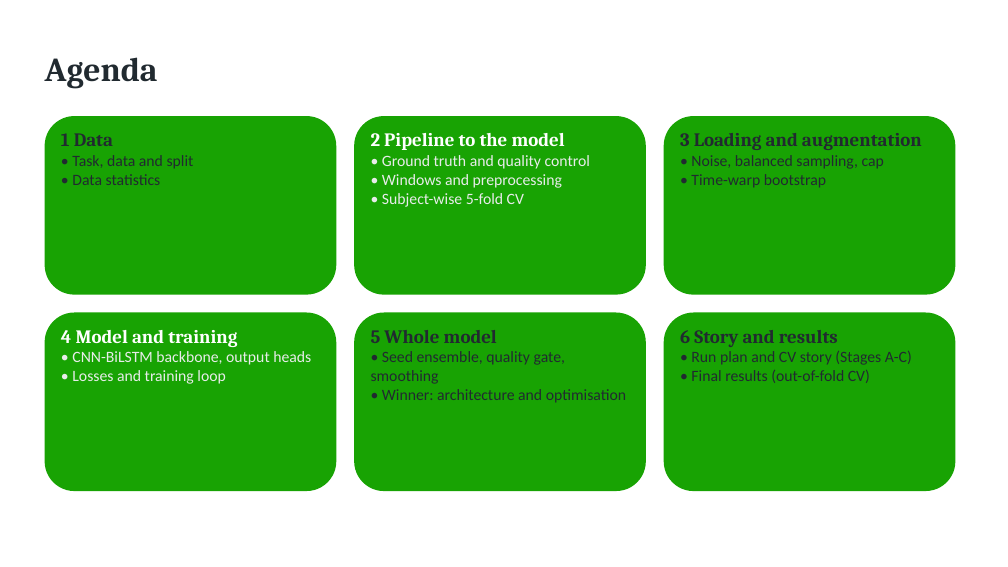
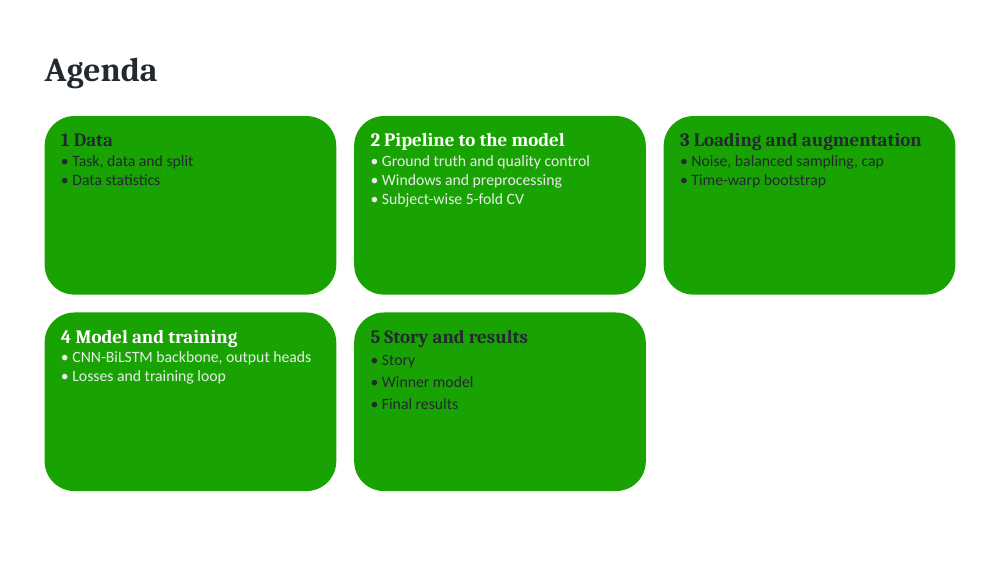
Before and after one commit to havedere/BSAA_HR, a slide deck: slide 2 of docs/hr_cnn_bilstm_results.odp. Drawn at 1008x567 pixels with LibreOffice and Linux fonts; fonts in the diff are those of the drawing. Boxes give left, top, right and bottom in pixels: in the first picture for what was removed or moved away, otherwise in the second. Text is boxed around its words. In the diff, an @@ line names an element or a change of style, - is before the commit and + after.

Commit message:
ppw change

```diff
--- a/docs/hr_cnn_bilstm_results.odp
+++ b/docs/hr_cnn_bilstm_results.odp
@@ rounded rectangle removed at bbox=[664, 312, 956, 491] @@
@@ text at bbox=[371, 330, 528, 409]: text changed @@
-5 Whole model
-• Seed ensemble, quality gate, smoothing
-• Winner: architecture and optimisation
+5 Story and results
+• Story
+• Winner model
+• Final results
@@ text removed at bbox=[680, 330, 912, 383] @@
-6 Story and results
-• Run plan and CV story (Stages A-C)
-• Final results (out-of-fold CV)
```
Also in this commit, not shown: 5 other slides changed, 5 slides added.
